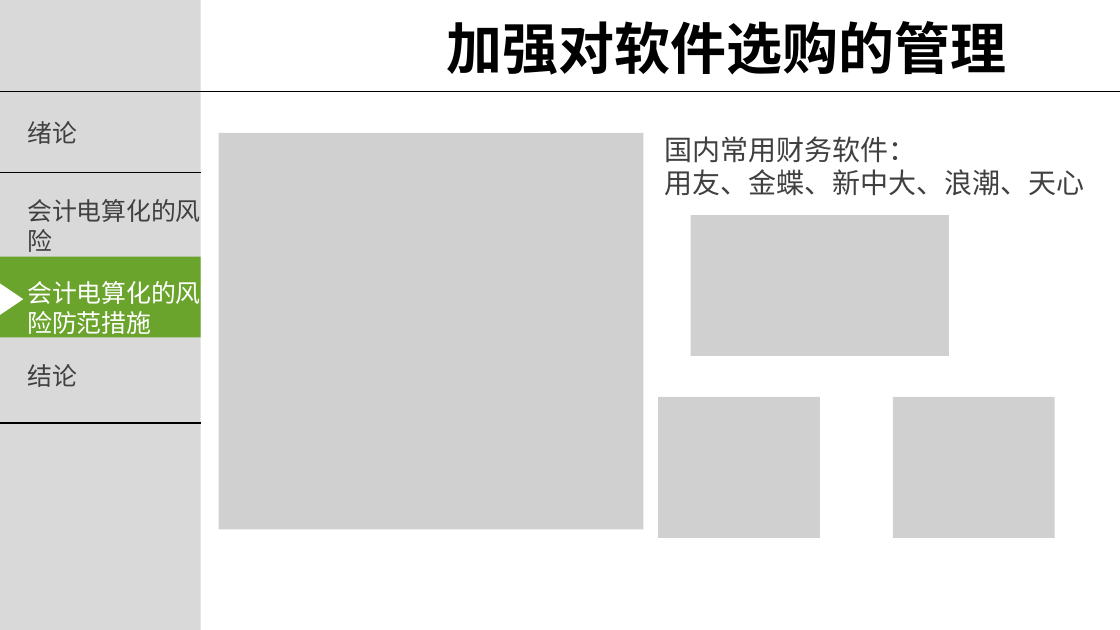
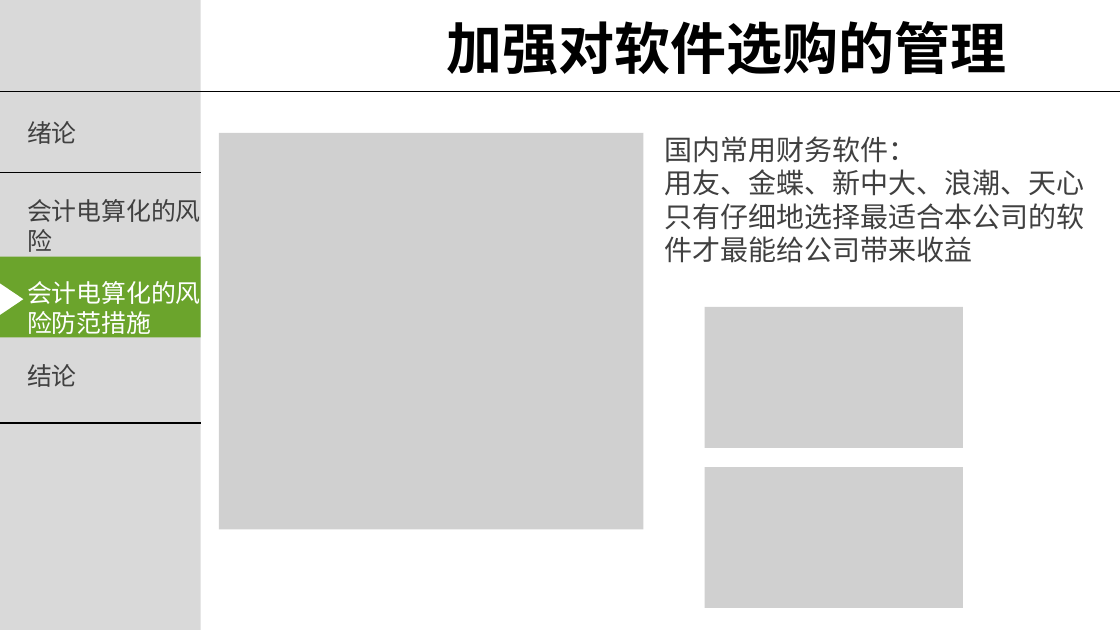
Before and after one commit to cnishop/d2src, a slide deck: slide 18 of 论文/毕业答辩.pptx. Drawn at 1120x630 pixels with LibreOffice and Linux fonts; fonts in the diff are those of the drawing; grey boxes stand for pictures; background and template pictures are left out. Boxes give left, top, right and bottom in pixels: in the first picture for what was removed or moved away, otherwise in the second. Text is boxed around its words. In the diff, an @@ line names an element or a change of style, - is before the commit and + after.

```diff
--- a/论文/毕业答辩.pptx
+++ b/论文/毕业答辩.pptx
@@ text at <box>665,203,1085,263</box>: paragraph added @@
+只有仔细地选择最适合本公司的软件才最能给公司带来收益
@@ picture: place and size @@
-picture at <box>691,215,950,356</box>
+picture at <box>704,307,963,448</box>
@@ picture removed at <box>659,396,820,538</box> @@
@@ picture removed at <box>893,396,1054,538</box> @@
@@ picture added at <box>704,467,963,608</box> @@
```
Also in this commit, not shown: 10 other slides changed, 7 slides added, 16 slides removed, 1 other file.
